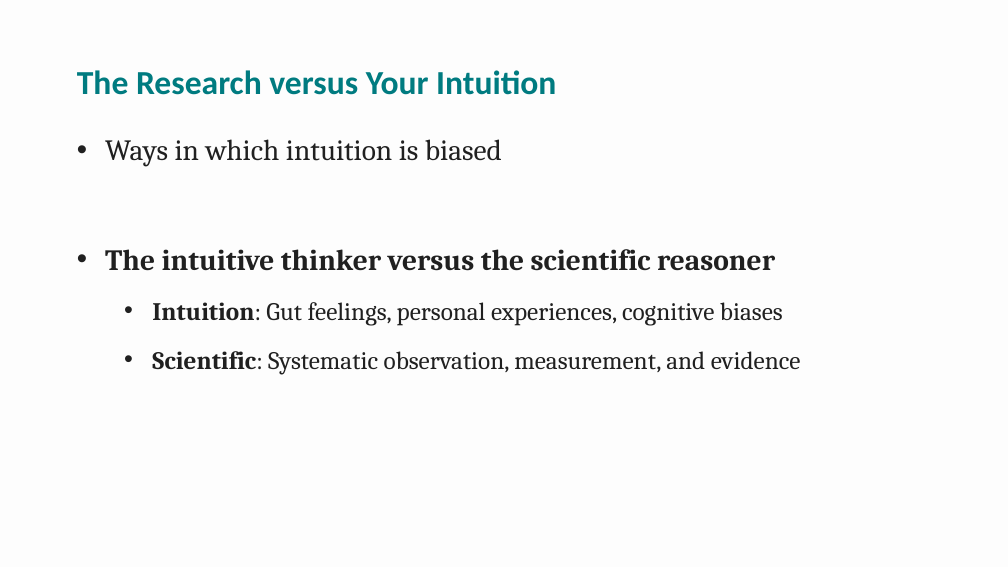
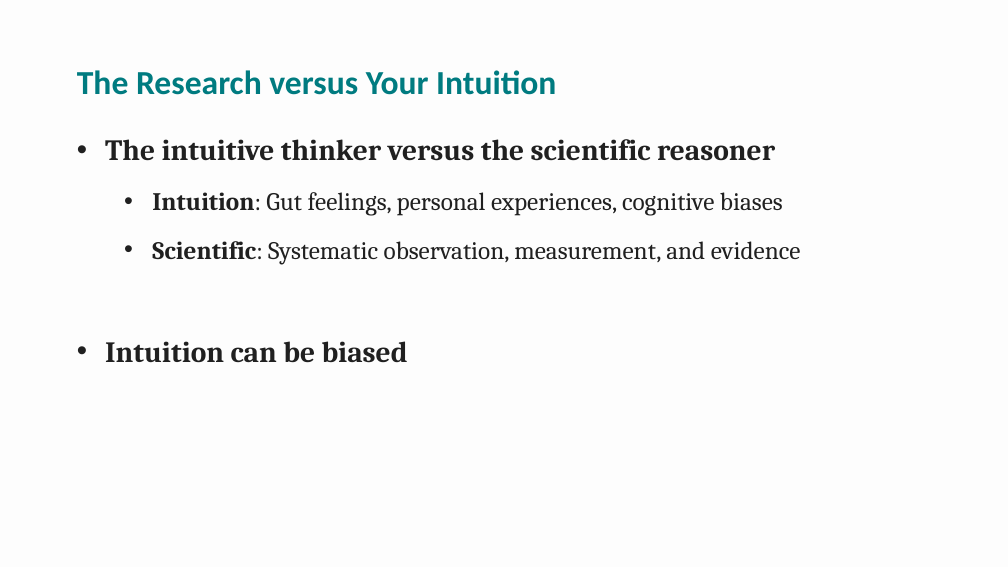
Before and after one commit to npm27/Teaching-Materials, a slide deck: slide 7 of Research Methods/Spring 26/Slides/2 Chapter 2.pptx (slide 8 before the commit). Drawn at 1008x567 pixels with LibreOffice and Linux fonts; fonts in the diff are those of the drawing. Boxes give left, top, right and bottom in pixels: in the first picture for what was removed or moved away, otherwise in the second. Text is boxed around its words. In the diff, an @@ line names an element or a change of style, - is before the commit and + after.

```diff
--- a/Research Methods/Spring 26/Slides/2 Chapter 2.pptx
+++ b/Research Methods/Spring 26/Slides/2 Chapter 2.pptx
@@ text at (x1=105, y1=139, x2=502, y2=167): paragraph removed @@
-• Ways in which intuition is biased
@@ text at (x1=105, y1=341, x2=408, y2=363): paragraph added @@
+• Intuition can be biased
```
Also in this commit, not shown: 7 other slides changed, 4 slides removed.
